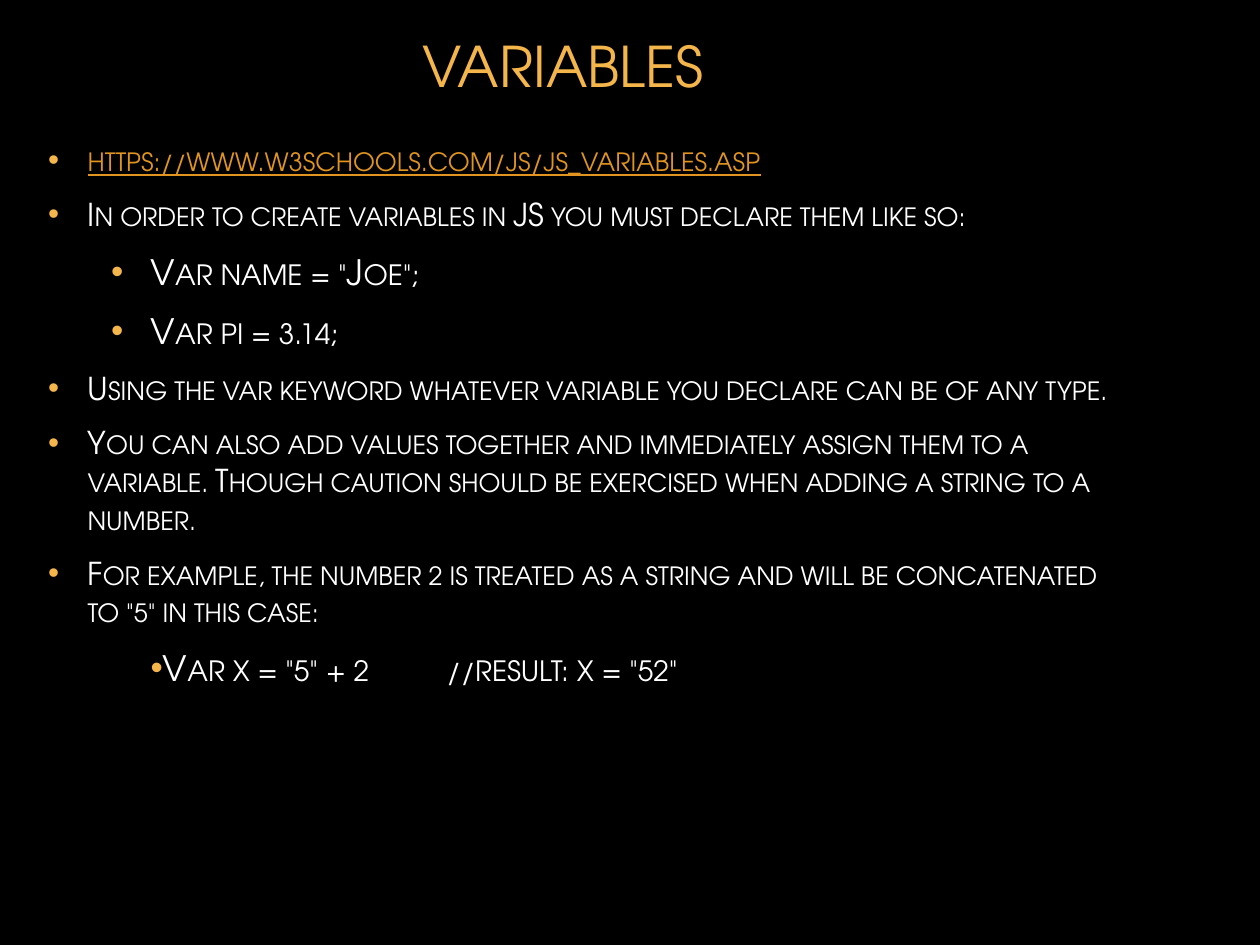
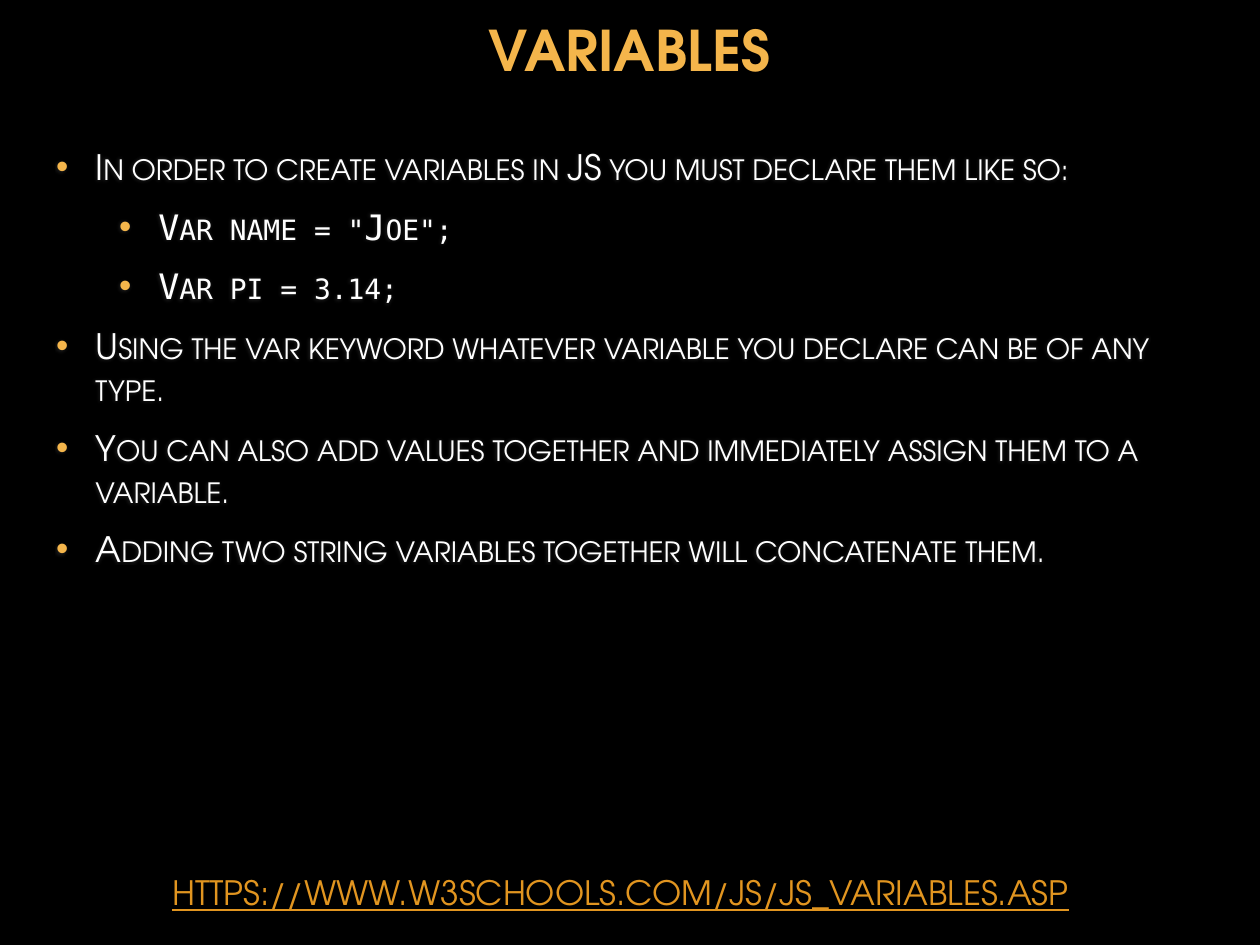
Before and after one commit to donfreiday/cpsc330-js, a slide deck: slide 22 of Javascript.pptx (slide 24 before the commit). Drawn at 1260x945 pixels with LibreOffice and Linux fonts; fonts in the diff are those of the drawing; background and template pictures are left out. Boxes give left, top, right and bottom in pixels: in the first picture for what was removed or moved away, otherwise in the second. Text is boxed around its words. In the diff, an @@ line names an element or a change of style, - is before the commit and + after.

```diff
--- a/Javascript.pptx
+++ b/Javascript.pptx
@@ text "VARIABLES": place and size @@
-text "VARIABLES" at box(423, 45, 704, 88)
+text "VARIABLES" at box(489, 29, 771, 72)
@@ text "VARIABLES" at box(489, 29, 771, 72): bold on @@
@@ text "In order to create variables ...": place and size @@
-text "In order to create variables ..." at box(88, 152, 1107, 686)
+text "In order to create variables ..." at box(95, 153, 1149, 563)
@@ text at box(88, 152, 761, 176): paragraph removed @@
-• https://www.w3schools.com/js/js_variables.asp
@@ text at box(95, 153, 1149, 401): size 18 to 20 pt in "In order to create variables in JS ...", "Using the var keyword whatever variable you ..."; font TeX Gyre Adventor to DejaVu Sans Mono in "Var name = "Joe";", "Var pi = 3.14;" @@
@@ text at box(95, 440, 1139, 563): text changed; size 18 to 20 pt @@
-• You can also add values together and immediately assign them to a variable. Though caution should be exercised when adding a string to a number.
-• For example, the number 2 is treated as a string and will be concatenated to "5" in this case:
-  • Var x = "5" + 2 //result: x = "52"
+• You can also add values together and immediately assign them to a variable.
+• Adding two string variables together will concatenate them.
@@ text added at box(172, 879, 1068, 911), 24 pt, text #E19520, underline, small capitals @@
+https://www.w3schools.com/js/js_variables.asp
```
Also in this commit, not shown: 25 other slides changed, 26 slides added, 7 slides removed, 2 other files.
